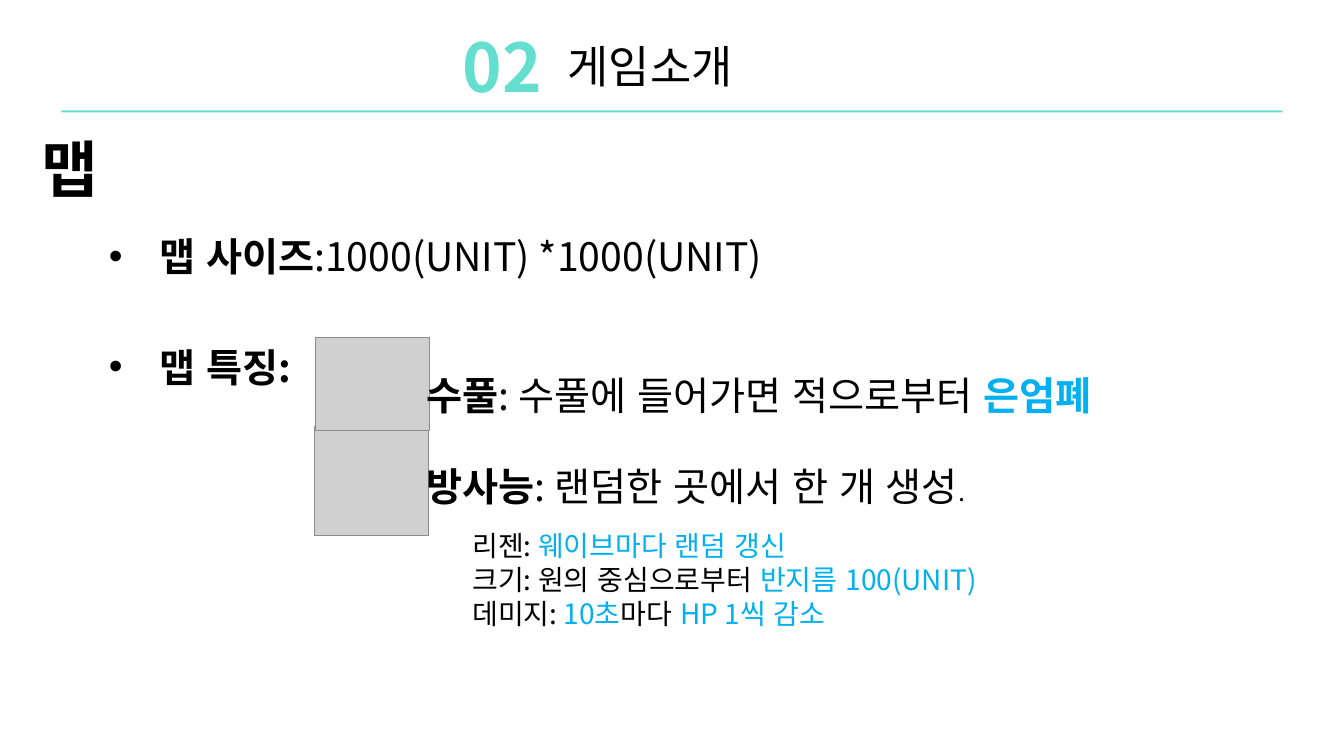
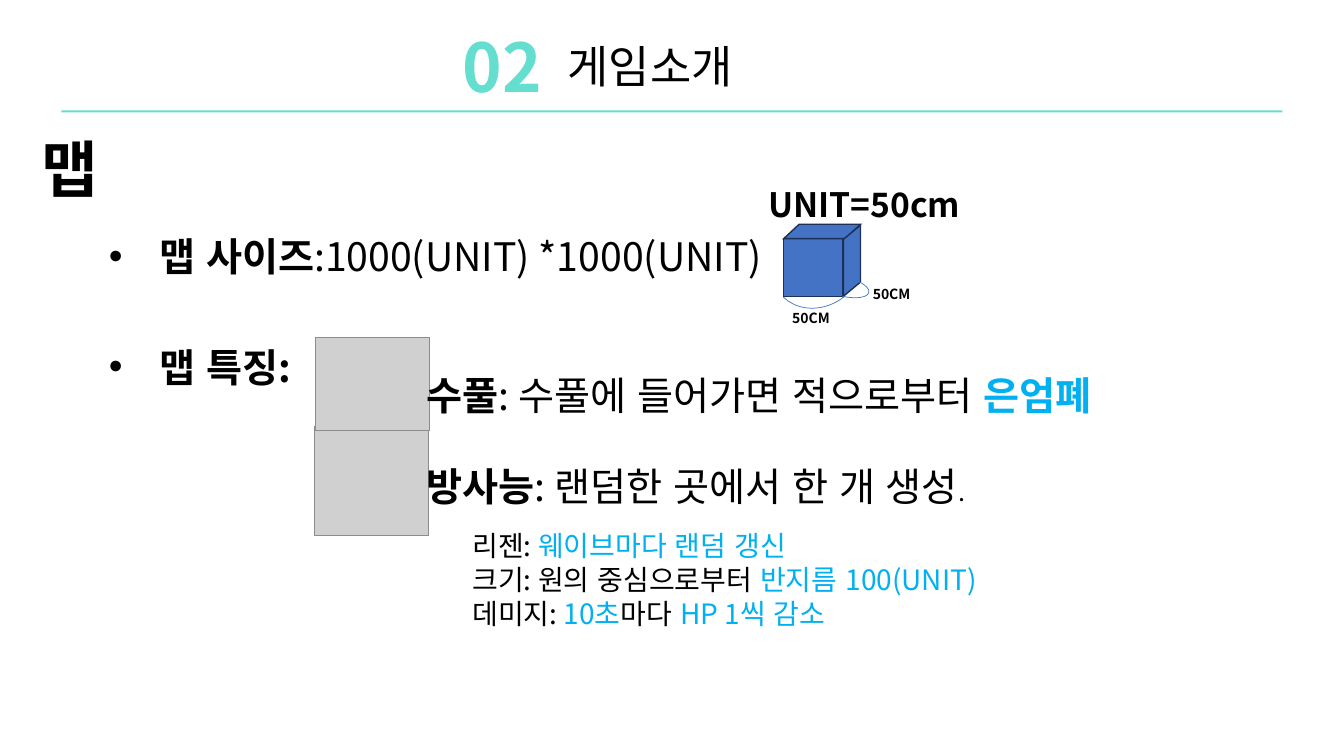
Before and after one commit to DoHanK/COLONY, a slide deck: slide 8 of 기획서/Colony_ppt발표.pptx. Drawn at 1344x756 pixels with LibreOffice and Linux fonts; fonts in the diff are those of the drawing; grey boxes stand for pictures. Boxes give left, top, right and bottom in pixels: in the first picture for what was removed or moved away, otherwise in the second. Text is boxed around its words. In the diff, an @@ line names an element or a change of style, - is before the commit and + after.

```diff
--- a/기획서/Colony_ppt발표.pptx
+++ b/기획서/Colony_ppt발표.pptx
@@ arc (boxed as its full ellipse) added at [752, 193, 886, 328], outline #4472C4 0.5 pt @@
@@ text added at [768, 192, 960, 227], 24 pt, text #000000, bold @@
+UNIT=50cm
@@ rectangle added at [784, 239, 844, 296], fill #4472C4, outline #1E3256 1 pt @@
@@ flow chart input output added at [784, 225, 861, 239], fill #4472C4, outline #1E3256 1 pt @@
@@ rectangle added at [802, 225, 861, 282], fill #4472C4, outline #1E3256 1 pt @@
@@ flow chart input output added at [844, 225, 861, 296], fill #4472C4, outline #1E3256 1 pt @@
@@ arc (boxed as its full ellipse) added at [818, 272, 871, 302], outline #4472C4 0.5 pt @@
@@ text added at [873, 288, 911, 299], 10 pt, text #000000, bold @@
+50CM
@@ text added at [792, 312, 830, 323], 10 pt, text #000000, bold @@
+50CM
```
Also in this commit, not shown: 3 other slides changed.
